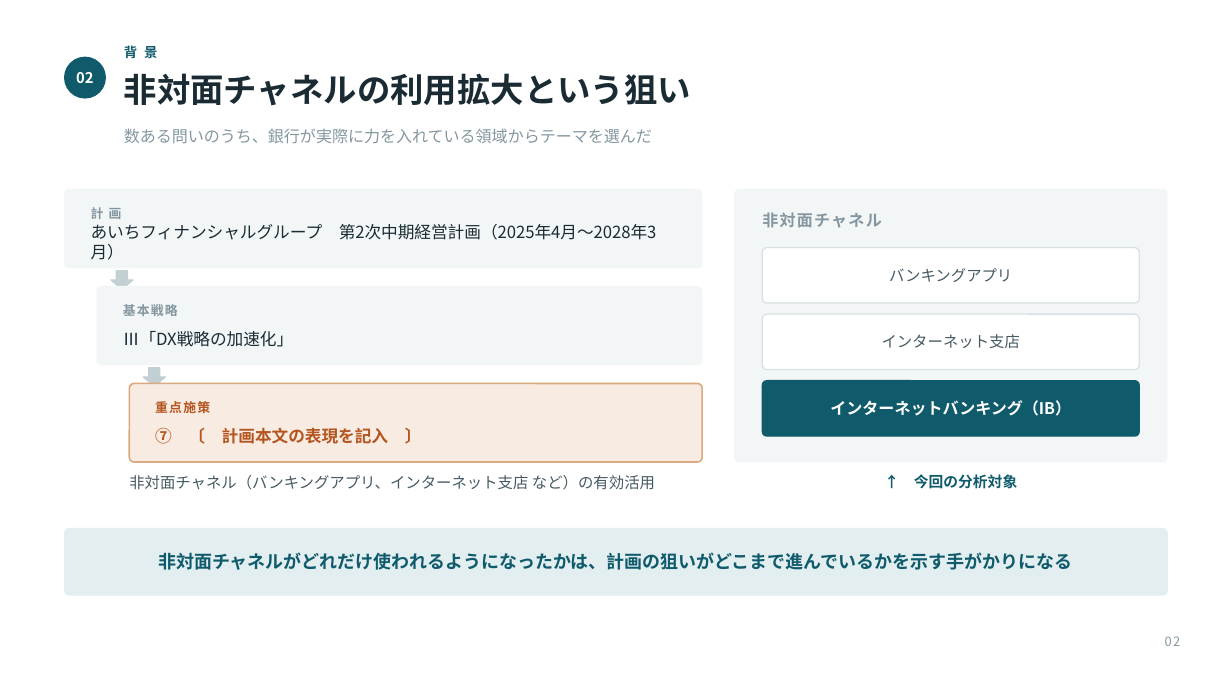
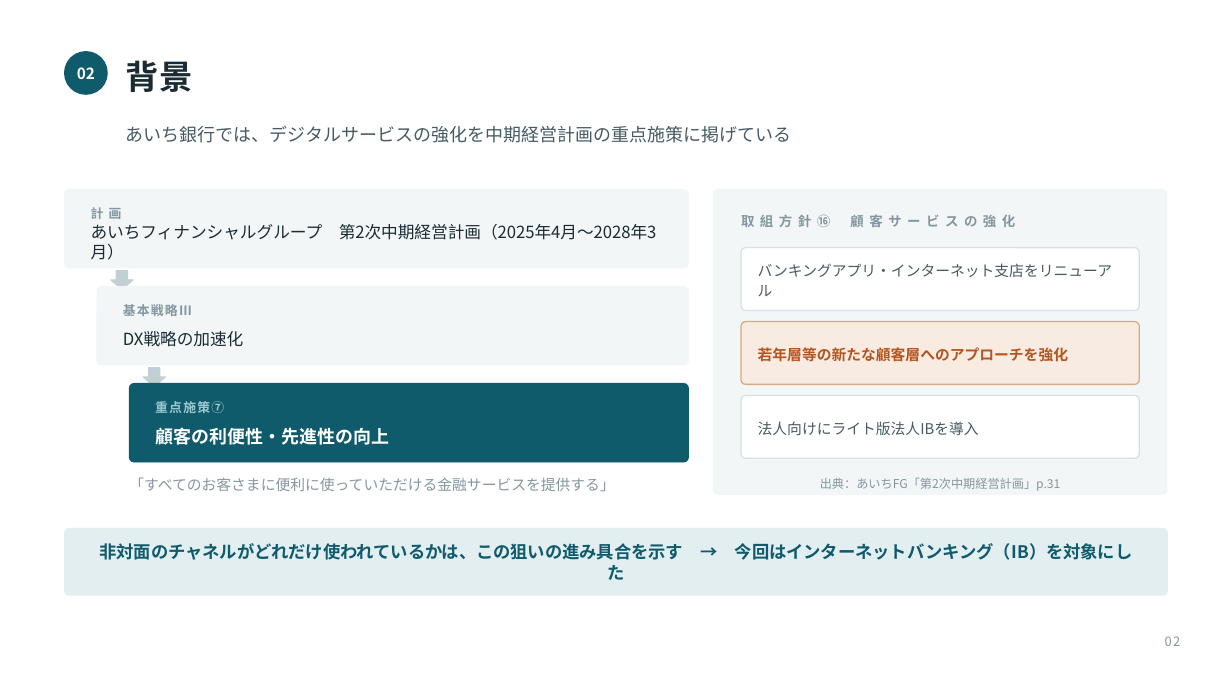
Before and after one commit to takumi66666/my-website, a slide deck: slide 2 of presentation/DYNATREK_成果発表.pptx. Drawn at 1232x693 pixels with LibreOffice and Linux fonts; fonts in the diff are those of the drawing. Boxes give left, top, right and bottom in pixels: in the first picture for what was removed or moved away, otherwise in the second. Text is boxed around its words. In the diff, an @@ line names an element or a change of style, - is before the commit and + after.

```diff
--- a/presentation/DYNATREK_成果発表.pptx
+++ b/presentation/DYNATREK_成果発表.pptx
@@ text "02" at <box>77,67,95,79</box>: size 11.5 to 12 pt @@
@@ ellipse: place and size @@
-ellipse at <box>65,57,105,98</box>
+ellipse at <box>65,52,107,94</box>
@@ text removed at <box>124,73,691,106</box> @@
-非対面チャネルの利用拡大という狙い
@@ text at <box>126,60,193,92</box>: text changed; size 10.5 to 26 pt; text colour #0F5A6B to #1A2B33 @@
-背 景
+背景
@@ text at <box>126,126,792,143</box>: text changed; size 12.5 to 14 pt; text colour #8497A0 to #465A63 @@
-数ある問いのうち、銀行が実際に力を入れている領域からテーマを選んだ
+あいち銀行では、デジタルサービスの強化を中期経営計画の重点施策に掲げている
@@ rounded rectangle: place and size @@
-rounded rectangle at <box>65,189,702,268</box>
+rounded rectangle at <box>65,189,689,268</box>
@@ rounded rectangle: place and size @@
-rounded rectangle at <box>735,189,1167,462</box>
+rounded rectangle at <box>714,189,1167,494</box>
@@ text added at <box>741,212,1015,230</box>, 10.5 pt, text #8497A0, bold @@
+取 組 方 針 ⑯ 顧 客 サ ー ビ ス の 強 化
@@ text removed at <box>762,212,882,228</box> @@
-非対面チャネル
@@ rounded rectangle: place and size @@
-rounded rectangle at <box>762,248,1140,303</box>
+rounded rectangle at <box>741,248,1140,311</box>
@@ text at <box>758,263,1112,296</box>: text changed; size 12 to 11.5 pt @@
-バンキングアプリ
+バンキングアプリ・インターネット支店をリニューアル
@@ rounded rectangle: place and size @@
-rounded rectangle at <box>97,287,702,365</box>
+rounded rectangle at <box>97,287,689,365</box>
@@ text at <box>123,304,192,316</box>: text changed @@
-基本戦略
+基本戦略Ⅲ
@@ rounded rectangle: place and size @@
-rounded rectangle at <box>762,381,1140,436</box>
+rounded rectangle at <box>741,322,1140,384</box>
@@ rounded rectangle at <box>741,322,1140,384</box>: fill #0F5A6B to #F8EBE1; outline #0F5A6B 1 pt to #D9A97F 1 pt; proportions changed @@
@@ text at <box>123,331,244,347</box>: text changed @@
-Ⅲ「DX戦略の加速化」
+DX戦略の加速化
@@ text added at <box>758,347,1068,362</box>, 11.5 pt, text #B4551F, bold @@
+若年層等の新たな顧客層へのアプローチを強化
@@ text removed at <box>882,334,1020,348</box> @@
-インターネット支店
@@ rounded rectangle: place and size @@
-rounded rectangle at <box>129,384,702,462</box>
+rounded rectangle at <box>129,384,689,462</box>
@@ rounded rectangle at <box>129,384,689,462</box>: fill #F8EBE1 to #0F5A6B; outline #D9A97F 1.25 pt to #0F5A6B 0.75 pt @@
@@ text at <box>155,401,224,413</box>: text changed; text colour #B4551F to #9CC8CF @@
-重点施策
+重点施策⑦
@@ proportions changed in 3 elements at <box>741,248,1140,311</box>, <box>714,189,1167,494</box>, <box>741,396,1140,458</box> @@
@@ rounded rectangle: place and size @@
-rounded rectangle at <box>762,314,1140,370</box>
+rounded rectangle at <box>741,396,1140,458</box>
@@ text removed at <box>830,400,1071,416</box> @@
-インターネットバンキング（IB）
@@ text at <box>155,427,389,445</box>: text changed; size 13 to 14 pt; text colour #B4551F to #FFFFFF @@
-⑦ 〔 計画本文の表現を記入 〕
+顧客の利便性・先進性の向上
@@ text added at <box>758,421,979,435</box>, 11.5 pt, text #465A63 @@
+法人向けにライト版法人IBを導入
@@ text removed at <box>129,475,655,490</box> @@
-非対面チャネル（バンキングアプリ、インターネット支店 など）の有効活用
@@ text added at <box>129,477,614,491</box>, 11.5 pt, text #8497A0 @@
+「すべてのお客さまに便利に使っていただける金融サービスを提供する」
@@ text added at <box>820,478,1061,491</box>, 9.5 pt, text #8497A0 @@
+出典：あいちFG「第2次中期経営計画」p.31
@@ text removed at <box>914,474,1017,489</box> @@
-↑ 今回の分析対象
@@ text at <box>99,543,1133,580</box>: text changed; size 14 to 13.5 pt @@
-非対面チャネルがどれだけ使われるようになったかは、計画の狙いがどこまで進んでいるかを示す手がかりになる
+非対面のチャネルがどれだけ使われているかは、この狙いの進み具合を示す → 今回はインターネットバンキング（IB）を対象にした
```
Also in this commit, not shown: 8 other slides changed, 1 other file.
